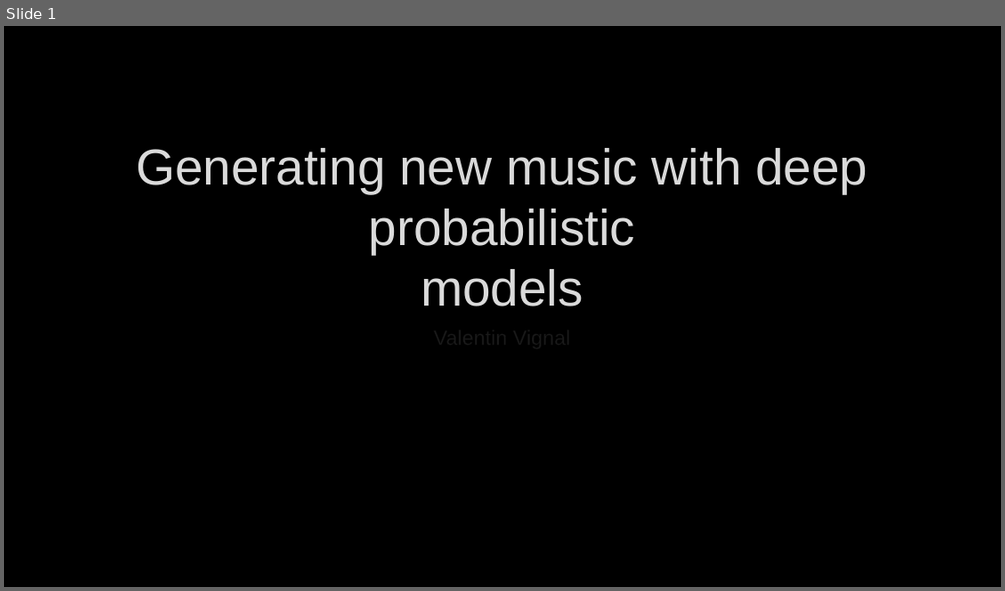
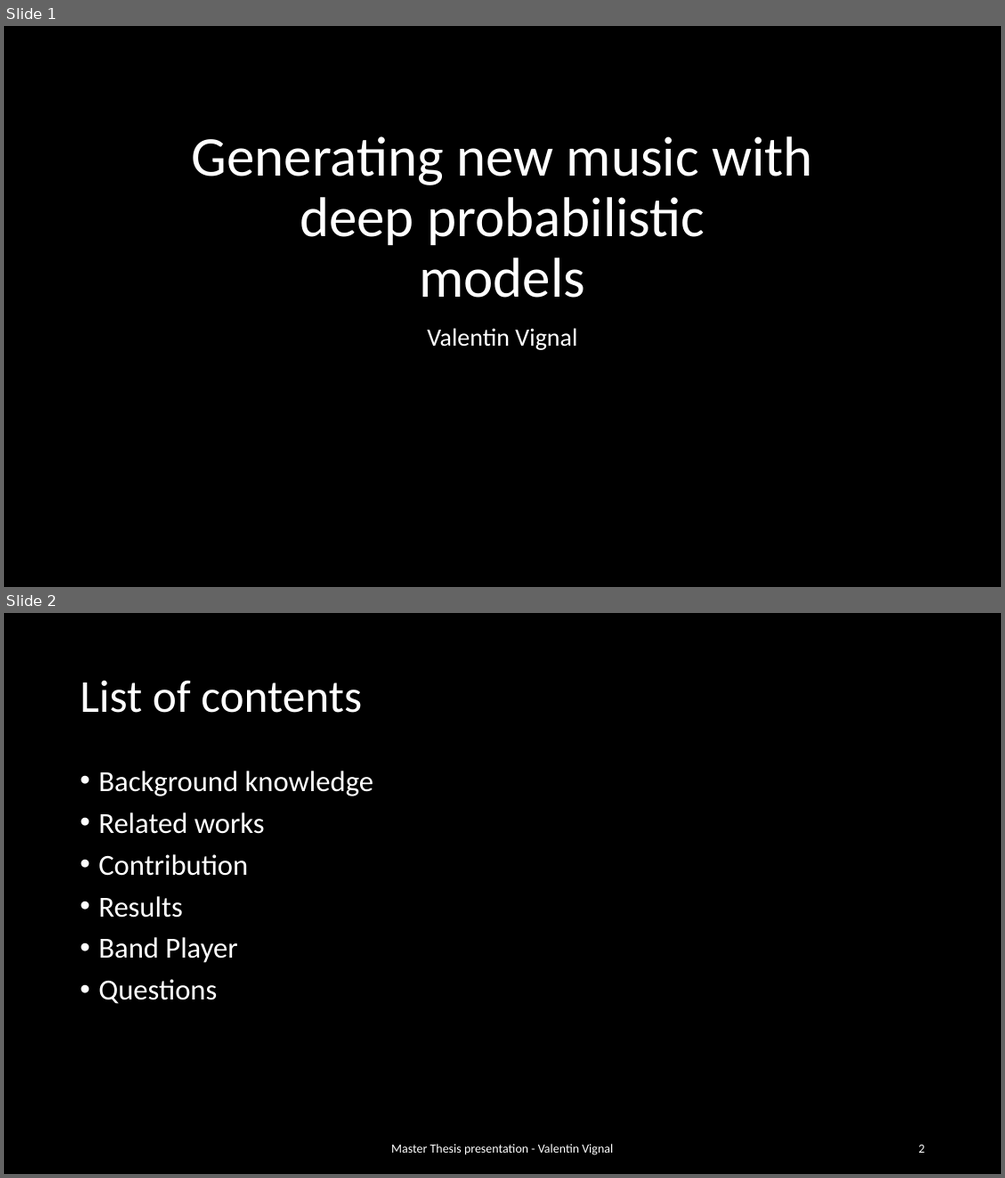
Before and after one commit to ValentinVignal/Dissertation-Report, a slide deck: Presentation/Presentation.pptx. Shown one above the other, each under a label of ours: slide 1 before the commit, slides 1 and 2 after it. The pictures are 1005x591 and 1005x1178 pixels, drawn with LibreOffice and Linux fonts; fonts in the diff are those of the drawing; background and template pictures are left out. Boxes give left, top, right and bottom in pixels: in the first picture for what was removed or moved away, otherwise in the second. Text is boxed around its words. In the diff, an @@ line names an element or a change of style, - is before the commit and + after.

Commit message:
Start background + Contribution

```diff
--- a/Presentation/Presentation.pptx
+++ b/Presentation/Presentation.pptx
@@ slide 2 added at bbox=[4, 613, 1001, 1174], background #000000 @@
@@ title added at bbox=[80, 680, 362, 713], 44 pt, text #FFFFFF @@
+List of contents
@@ text added at bbox=[98, 771, 374, 1004], 28 pt, text #FFFFFF @@
+• Background knowledge
+• Related works
+• Contribution
+• Results
+• Band Player
+• Questions
@@ text added at bbox=[391, 1143, 613, 1155], 12 pt, text #FFFFFF @@
+Master Thesis presentation - Valentin Vignal
@@ page number added at bbox=[918, 1144, 924, 1152], 12 pt, text #FFFFFF @@
+2
@@ slide 1 changed as well @@
@@ title "Generating new music with deep ...": place and size @@
-title "Generating new music with deep ..." at bbox=[136, 148, 867, 306]
+title "Generating new music with deep ..." at bbox=[192, 136, 813, 297]
@@ title "Generating new music with deep ..." at bbox=[192, 136, 813, 297]: size 48.6 to 54 pt, font Arial to Calibri, text colour #DADADA to #FFFFFF, letter outline #404040 0.75 pt to none; line spacing 1 to 0.9 @@
@@ subtitle "Valentin Vignal": place and size @@
-subtitle "Valentin Vignal" at bbox=[116, 321, 888, 407]
+subtitle "Valentin Vignal" at bbox=[427, 328, 577, 350]
@@ subtitle "Valentin Vignal" at bbox=[427, 328, 577, 350]: size 20 to 24 pt, font Arial to Calibri, letter outline #404040 0.75 pt to none; line spacing 1 to 0.9 @@
```
Also in this commit, not shown: 29 other slides added, 1 slide removed, 15 other files.
